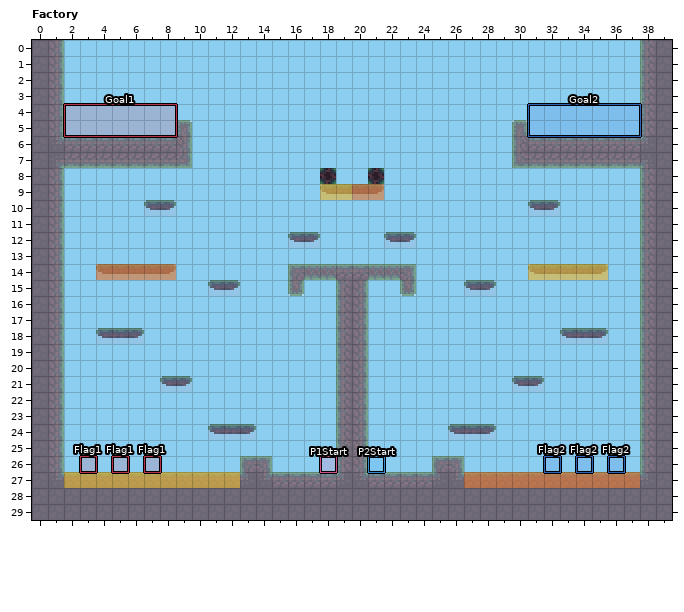
Two versions of a level (LDtk project, assets/src/levels/arena.ldtk). The picture above is the old version.
Cells are 8x8 px. Shown: Factory x 0..39, y 0..29.
New version:
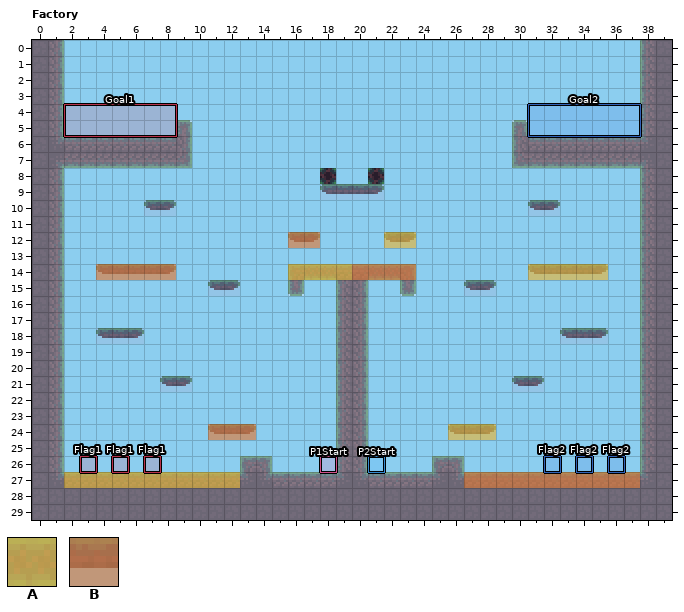
Key: from "Surface": A 2 "BeltLeft", B 3 "BeltRight".
_ is an empty cell, . an unchanged one.
See-through tiles are keyed as they look on the map.
The exact change:
--- layer "Surface"
@@ x 18..21 @@
- 9 AABB
+ 9 ____
@@ x 16..23 @@
-12 __....__
+12 BB....AA
@@ x 16..23 @@
-14 ________
+14 AAAABBBB
@@ x 11..28 @@
-24 ___............___
+24 BBB............AAA
